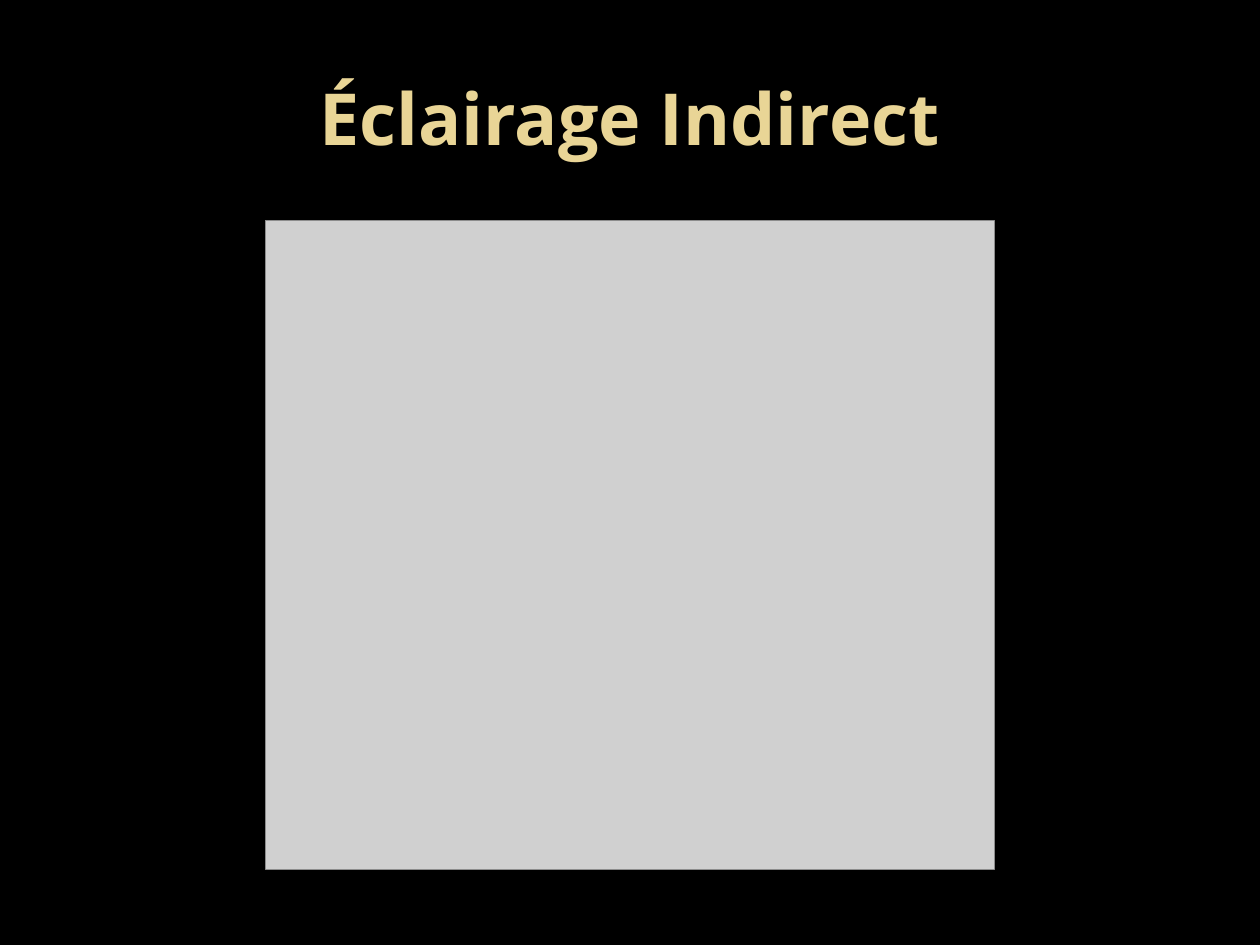
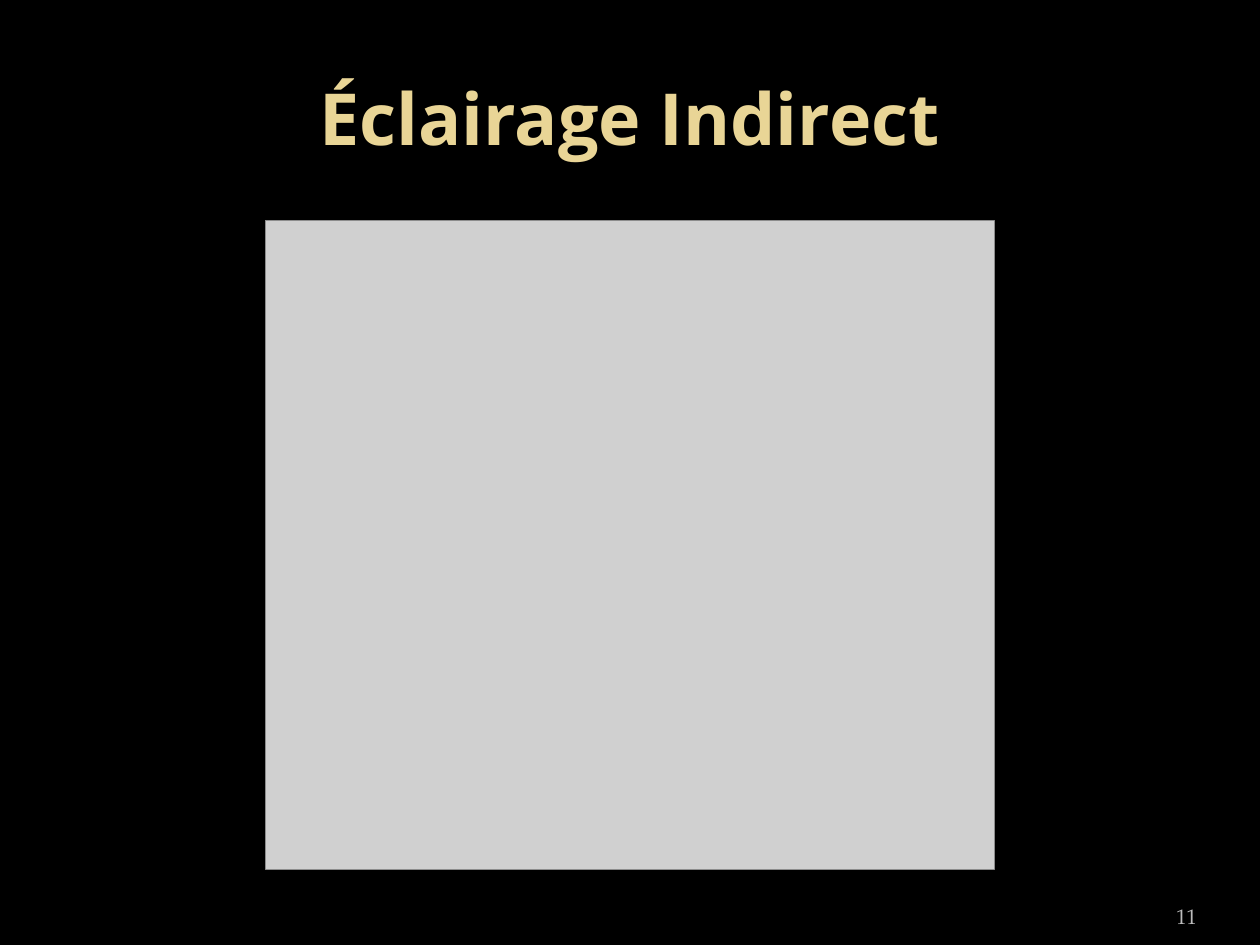
Before and after one commit to ArnaudDouceur/3D-Ray-Tracing-Engine, a slide deck: slide 11 of Soutenance 3D/infsi350_douceur_ross.pptx (slide 12 before the commit). Drawn at 1260x945 pixels with LibreOffice and Linux fonts; fonts in the diff are those of the drawing; grey boxes stand for pictures. Boxes give left, top, right and bottom in pixels: in the first picture for what was removed or moved away, otherwise in the second. Text is boxed around its words. In the diff, an @@ line names an element or a change of style, - is before the commit and + after.

```diff
--- a/Soutenance 3D/infsi350_douceur_ross.pptx
+++ b/Soutenance 3D/infsi350_douceur_ross.pptx
@@ page number added at [1176,909,1197,924], 12 pt, text #BDBDBD @@
+11
```
Also in this commit, not shown: 11 other slides changed, 2 slides removed.
